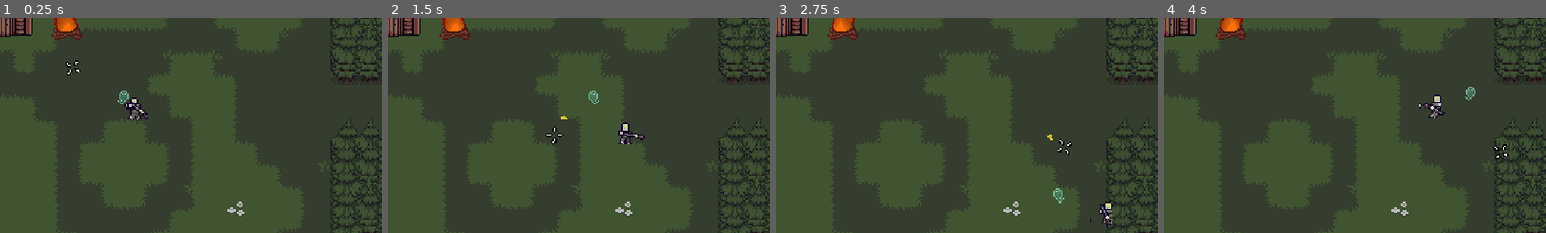
Above: before the commit, frames 1-4 (left to right).
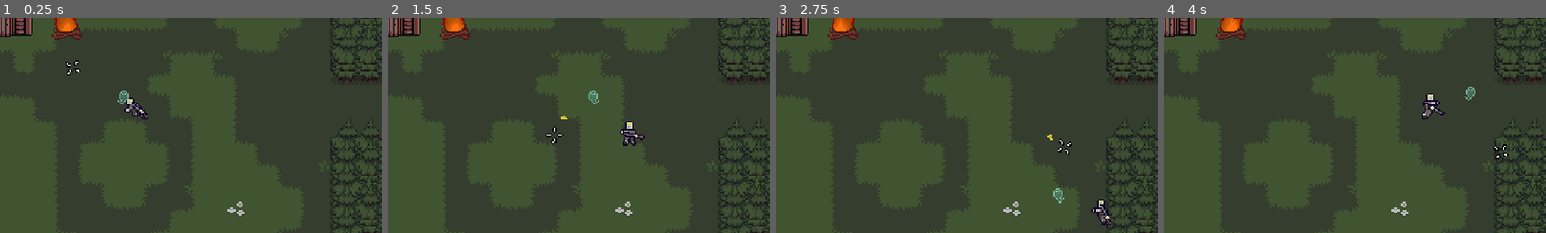
Above: after the commit, the same moments.

Repository: Silgnis/Game-Design-Project
Game: Godot game, scene res://Scenes/Main.tscn
Same seed, same stepped clock (60 frames per second), same inputs: the game is played once before the commit and once after it.
Inputs (mouse positions are % of the whole screen's width and height, from its top left):
- Up to frame 1 (0.25 s): no input
- Up to frame 2 (1.5 s): tap Enter at 0.5 s; move the mouse to (72, 45) at 0.52 s; press the mouse at (72, 45) at 0.53 s; hold Right (right) 0.53-1.28 s; move the mouse to (30, 55) at 1.27 s; release the mouse at (30, 55) at 1.28 s; hold Down (down) from 1.28 s (still down); click (30, 55) at 1.35 s
- Up to frame 3 (2.75 s): move the mouse to (60, 28) at 2.02 s; release Down (down) at 2.03 s; press the mouse at (60, 28) at 2.03 s; hold Right (right) from 2.03 s (still down)
- Up to frame 4 (4 s): move the mouse to (45, 70) at 2.77 s; release Right (right) at 2.78 s; release the mouse at (45, 70) at 2.78 s; hold Up (up) 2.78-3.53 s; click (45, 70) at 2.85 s; move the mouse to (80, 65) at 3.52 s; press the mouse at (80, 65) at 3.53 s; hold Left (left) from 3.53 s (still down)
The pictures show only the part of the screen within x 32-82%, y 29-79%; the shares and areas given below are measured in that part.

The runs differ from the first frame. In frame 1, 0.2% of the frame differs, in the area x 32-38%, y 36-48%; in frame 2, 0.3%; in frame 3, 0.3%; in frame 4, 0.3%, in the area x 66-73%, y 35-48%.

Commit message:
Fix player sprites

Diff:
--- a/Scenes/player_new.tscn
+++ b/Scenes/player_new.tscn
@@ -1,6 +1,6 @@
-[gd_scene format=3]
+[gd_scene format=3 uid="uid://heeqd3p6dtrp"]
 
-[ext_resource type="Script" path="res://Scripts/player_new.gd" id="1_6t5aa"]
+[ext_resource type="Script" uid="uid://d2j5chtp1vodb" path="res://Scripts/player_new.gd" id="1_6t5aa"]
 [ext_resource type="Texture2D" uid="uid://cnt3tkf8kmdc1" path="res://Resources/Custom Assets/Player/Player_Idle.png" id="2_idle"]
 [ext_resource type="Texture2D" uid="uid://ctkhljuf33nxk" path="res://Resources/Custom Assets/Player/Player_Walk.png" id="3_walk"]
 [ext_resource type="Texture2D" uid="uid://bewcqmxgvjxhe" path="res://Resources/Custom Assets/Player/Player_Dash.png" id="4_dash"]
@@ -10,99 +10,99 @@
 [sub_resource type="RectangleShape2D" id="RectangleShape2D_t3rt0"]
 size = Vector2(10, 14)
 
-[sub_resource type="AtlasTexture" id="AtlasTexture_walk0"]
+[sub_resource type="AtlasTexture" id="AtlasTexture_ltomf"]
+atlas = ExtResource("4_dash")
+region = Rect2(0, 1, 18, 17)
+
+[sub_resource type="AtlasTexture" id="AtlasTexture_rf6aj"]
+atlas = ExtResource("4_dash")
+region = Rect2(18, 1, 18, 17)
+
+[sub_resource type="AtlasTexture" id="AtlasTexture_kujci"]
 atlas = ExtResource("3_walk")
-region = Rect2(0, 0, 16, 16)
+region = Rect2(0, 0, 18, 18)
 
-[sub_resource type="AtlasTexture" id="AtlasTexture_walk1"]
+[sub_resource type="AtlasTexture" id="AtlasTexture_kr0wr"]
 atlas = ExtResource("3_walk")
-region = Rect2(16, 0, 16, 16)
+region = Rect2(18, 0, 18, 18)
 
-[sub_resource type="AtlasTexture" id="AtlasTexture_walk2"]
+[sub_resource type="AtlasTexture" id="AtlasTexture_oyvj0"]
 atlas = ExtResource("3_walk")
-region = Rect2(32, 0, 16, 16)
+region = Rect2(36, 0, 18, 18)
 
-[sub_resource type="AtlasTexture" id="AtlasTexture_walk3"]
+[sub_resource type="AtlasTexture" id="AtlasTexture_nqphc"]
 atlas = ExtResource("3_walk")
-region = Rect2(48, 0, 16, 16)
+region = Rect2(54, 0, 18, 18)
 
-[sub_resource type="AtlasTexture" id="AtlasTexture_walk4"]
+[sub_resource type="AtlasTexture" id="AtlasTexture_qly6d"]
 atlas = ExtResource("3_walk")
-region = Rect2(64, 0, 16, 16)
+region = Rect2(72, 0, 18, 18)
 
-[sub_resource type="AtlasTexture" id="AtlasTexture_walk5"]
+[sub_resource type="AtlasTexture" id="AtlasTexture_k7q4m"]
 atlas = ExtResource("3_walk")
-region = Rect2(80, 0, 16, 16)
+region = Rect2(90, 0, 18, 18)
 
-[sub_resource type="AtlasTexture" id="AtlasTexture_walk6"]
+[sub_resource type="AtlasTexture" id="AtlasTexture_i8trj"]
 atlas = ExtResource("3_walk")
-region = Rect2(96, 0, 16, 16)
+region = Rect2(108, 0, 18, 18)
 
-[sub_resource type="AtlasTexture" id="AtlasTexture_walk7"]
+[sub_resource type="AtlasTexture" id="AtlasTexture_vgit6"]
 atlas = ExtResource("3_walk")
-region = Rect2(112, 0, 16, 16)
+region = Rect2(126, 0, 18, 18)
 
-[sub_resource type="AtlasTexture" id="AtlasTexture_idle0"]
+[sub_resource type="AtlasTexture" id="AtlasTexture_d6dxo"]
 atlas = ExtResource("2_idle")
-region = Rect2(0, 0, 16, 16)
-
-[sub_resource type="AtlasTexture" id="AtlasTexture_dash0"]
-atlas = ExtResource("4_dash")
-region = Rect2(0, 0, 16, 16)
-
-[sub_resource type="AtlasTexture" id="AtlasTexture_dash1"]
-atlas = ExtResource("4_dash")
-region = Rect2(16, 0, 16, 16)
+region = Rect2(0, 0, 18, 18)
 
 [sub_resource type="SpriteFrames" id="SpriteFrames_new"]
 animations = [{
 "frames": [{
 "duration": 1.0,
-"texture": SubResource("AtlasTexture_walk0")
+"texture": SubResource("AtlasTexture_ltomf")
 }, {
 "duration": 1.0,
-"texture": SubResource("AtlasTexture_walk1")
+"texture": SubResource("AtlasTexture_rf6aj")
+}],
+"loop": 0,
+"name": &"dash",
+"speed": 10.0
+}, {
+"frames": [{
+"duration": 1.0,
+"texture": SubResource("AtlasTexture_kujci")
 }, {
 "duration": 1.0,
-"texture": SubResource("AtlasTexture_walk2")
+"texture": SubResource("AtlasTexture_kr0wr")
 }, {
 "duration": 1.0,
-"texture": SubResource("AtlasTexture_walk3")
+"texture": SubResource("AtlasTexture_oyvj0")
 }, {
 "duration": 1.0,
-"texture": SubResource("AtlasTexture_walk4")
+"texture": SubResource("AtlasTexture_nqphc")
 }, {
 "duration": 1.0,
-"texture": SubResource("AtlasTexture_walk5")
+"texture": SubResource("AtlasTexture_qly6d")
 }, {
 "duration": 1.0,
-"texture": SubResource("AtlasTexture_walk6")
+"texture": SubResource("AtlasTexture_k7q4m")
 }, {
 "duration": 1.0,
-"texture": SubResource("AtlasTexture_walk7")
+"texture": SubResource("AtlasTexture_i8trj")
+}, {
+"duration": 1.0,
+"texture": SubResource("AtlasTexture_vgit6")
 }],
-"loop": true,
+"loop": 1,
 "name": &"default",
 "speed": 10.0
 }, {
 "frames": [{
 "duration": 1.0,
-"texture": SubResource("AtlasTexture_idle0")
+"texture": SubResource("AtlasTexture_d6dxo")
 }],
-"loop": true,
+"loop": 1,
 "name": &"idle",
 "speed": 5.0
-}, {
-"frames": [{
-"duration": 1.0,
-"texture": SubResource("AtlasTexture_dash0")
-}, {
-"duration": 1.0,
-"texture": SubResource("AtlasTexture_dash1")
-}],
-"loop": false,
-"name": &"dash",
-"speed": 10.0
 }]
 
 [node name="Player" type="CharacterBody2D" unique_id=1400733540]
@@ -119,8 +119,9 @@
 [node name="AnimatedSprite2D" type="AnimatedSprite2D" parent="." unique_id=591878261]
 texture_filter = 1
 sprite_frames = SubResource("SpriteFrames_new")
+animation = &"dash"
 
 [node name="HurtSFX" type="AudioStreamPlayer2D" parent="." unique_id=192239709]
 stream = ExtResource("4_vgqql")
 
-[node name="PlayerUI" parent="." instance=ExtResource("5_pui")]
+[node name="PlayerUI" parent="." unique_id=335293472 instance=ExtResource("5_pui")]
Not shown, added: Resources/Custom Assets/obstacles.png.import
